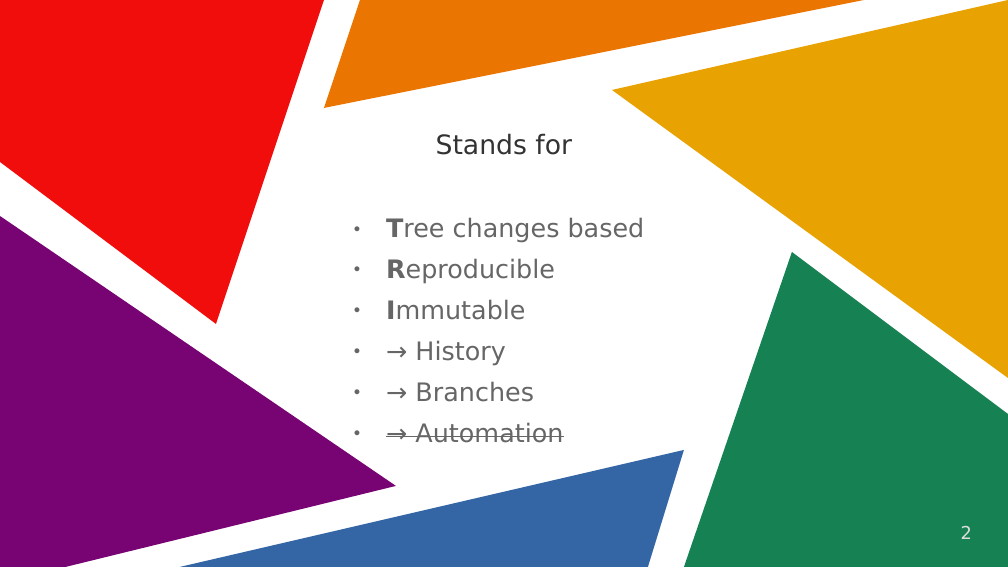
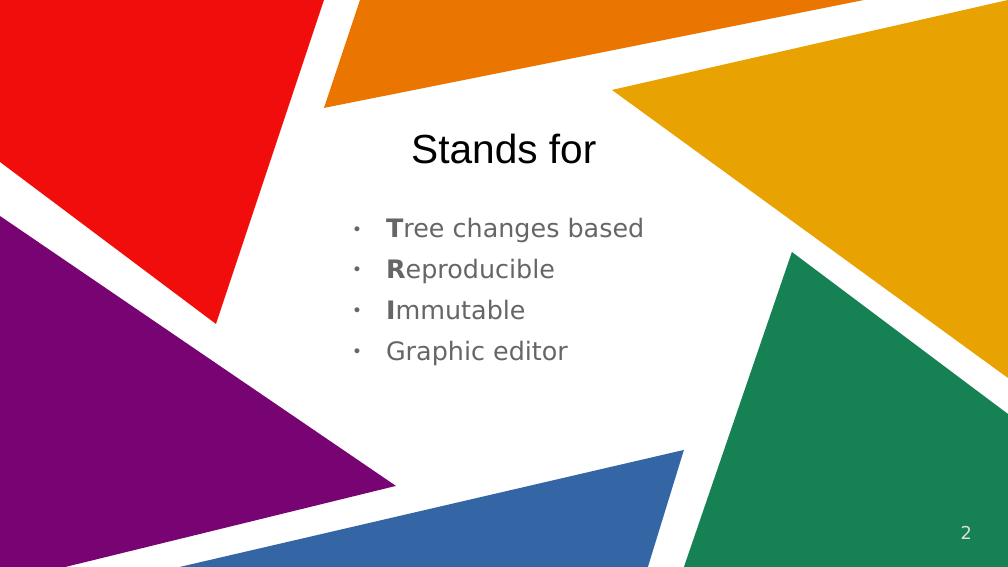
Before and after one commit to WhiteBlackGoose/tri, a slide deck: slide 2 of pres/Intermediate Presentation.odp. Drawn at 1008x567 pixels with LibreOffice and Linux fonts; fonts in the diff are those of the drawing. Boxes give left, top, right and bottom in pixels: in the first picture for what was removed or moved away, otherwise in the second. Text is boxed around its words. In the diff, an @@ line names an element or a change of style, - is before the commit and + after.

```diff
--- a/pres/Intermediate Presentation.odp
+++ b/pres/Intermediate Presentation.odp
@@ title "Stands for": place and size @@
-title "Stands for" at [436, 133, 572, 155]
+title "Stands for" at [411, 133, 596, 164]
@@ title "Stands for" at [411, 133, 596, 164]: size 21 to 32 pt, font DejaVu Sans to Arial, text colour #333333 to #000000 @@
@@ text at [386, 340, 568, 366]: text changed @@
-● → History
-● → Branches
-● → Automation
+● Graphic editor
```
Also in this commit, not shown: 3 other slides changed, 1 slide added, 1 slide removed.
